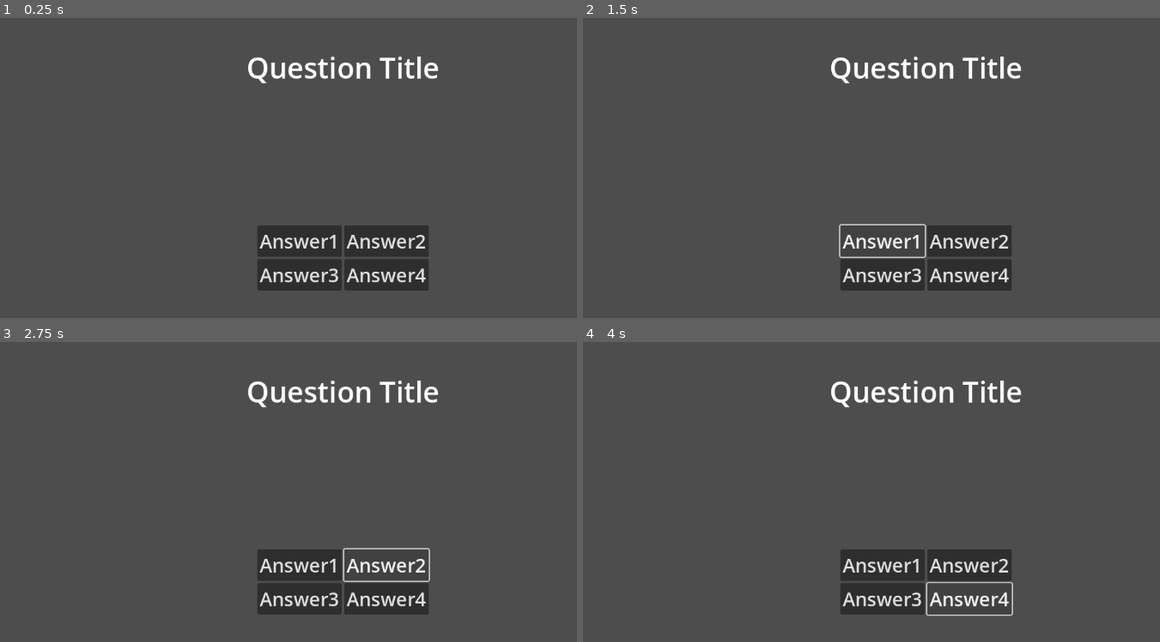
Above: before the commit, frames 1-4 (two rows, left to right).
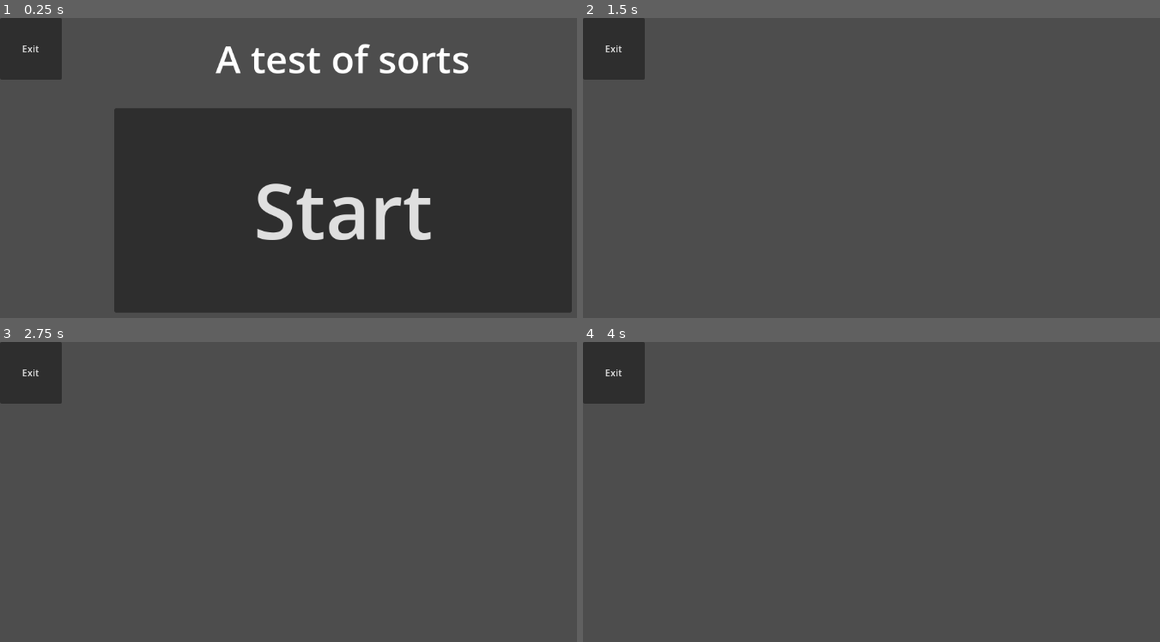
Above: after the commit, the same moments.

Repository: V3AI-Seven/processing-assignments-10
Game: Godot game, scene res://scenes/projects/test.tscn
Two runs of this game, one before a commit and one after it. Both use one fixed random seed, a clock stepped at 60 frames per second and the inputs below. This scene is started directly instead of the project's main scene.
Inputs (mouse positions are in pixels of both pictures, inside the frame that each line leads up to):
- Up to frame 1 (0.25 s): no input
- Up to frame 2 (1.5 s): click (923, 210) at 0.5 s, where only the run after the commit has a clickable "Start"; click (883, 240) at 1.25 s, where only the run before the commit has a clickable "Answer1"
- Up to frame 3 (2.75 s): click (386, 564) at 2 s, where only the run before the commit has a clickable "Answer2"
- Up to frame 4 (4 s): click (883, 600) at 2.75 s, where only the run before the commit has a clickable "Answer3"; click (969, 600) at 3.5 s, where only the run before the commit has a clickable "Answer4"

The runs differ from the first frame. In frame 1, 53% of the frame differs, in the area x 0-100%, y 0-98%; in frame 2, 7.9%; in frame 3, 7.9%; in frame 4, 7.9%.

Commit message:
More work on quiz2

Diff:
--- a/scenes/projects/test.tscn
+++ b/scenes/projects/test.tscn
@@ -1,8 +1,9 @@
-[gd_scene load_steps=4 format=3 uid="uid://u1p0vojt75ux"]
+[gd_scene load_steps=5 format=3 uid="uid://u1p0vojt75ux"]
 
 [ext_resource type="Script" uid="uid://b667aitbi2w2m" path="res://scripts/Test/test.gd" id="1_xqpen"]
+[ext_resource type="PackedScene" uid="uid://d4mmehk8jrrto" path="res://scenes/templates/exit_button.tscn" id="2_7w81a"]
 [ext_resource type="Script" uid="uid://rl5iu6bhvxjb" path="res://scripts/Test/title_screen.gd" id="2_cro8k"]
-[ext_resource type="Script" uid="uid://dttyd4hp4q4lw" path="res://scripts/Test/template_question_script.gd" id="3_bgcr8"]
+[ext_resource type="Script" uid="uid://dttyd4hp4q4lw" path="res://scripts/Test/question.gd" id="3_bgcr8"]
 
 [node name="Test" type="Control"]
 layout_mode = 3
@@ -12,8 +13,12 @@
 offset_bottom = 648.0
 script = ExtResource("1_xqpen")
 
+[node name="ExitButton" parent="." instance=ExtResource("2_7w81a")]
+layout_mode = 0
+offset_left = -252.0
+offset_right = -148.0
+
 [node name="TitleScreen" type="Control" parent="."]
-visible = false
 anchors_preset = 0
 offset_left = -252.0
 offset_right = 900.0
@@ -40,6 +45,7 @@
 text = "Start"
 
 [node name="TemplateQuestion" type="Control" parent="."]
+visible = false
 anchors_preset = 0
 script = ExtResource("3_bgcr8")
 
@@ -91,4 +97,5 @@
 theme_override_font_sizes/font_size = 32
 text = "Answer4"
 
+[connection signal="start_test" from="TitleScreen" to="TemplateQuestion" method="start"]
 [connection signal="pressed" from="TitleScreen/StartButton" to="TitleScreen" method="start"]
--- /dev/null
+++ b/scripts/Test/question.gd
@@ -0,0 +1,24 @@
+extends Control
+
+func generate_question(title:String, answers:Array, correct_answer:int, question_index:int) -> void:
+	var buttons = $AnswerButtons
+
+	var answer1 = $AnswerButtons/AnswerButtonsTop/Answer1
+	var answer2 = $AnswerButtons/AnswerButtonsTop/Answer2
+	var answer3 = $AnswerButtons/AnswerButtonsBottom/Answer3
+	var answer4 = $AnswerButtons/AnswerButtonsBottom/Answer4
+
+	print("Generating question")
+
+	buttons.visible = false
+	Utilities.delay(2)
+
+	answer1.text = answers[0]
+	answer2.text = answers[1]
+	answer3.text = answers[2]
+	answer4.text = answers[3]
+	buttons.visible = true
+
+func start() -> void:
+	print("Starting quiz")
+	generate_question("2+2?", ["22","2","fish","4"], 3,1)
--- a/scripts/Test/template_question_script.gd
+++ /dev/null
@@ -1 +0,0 @@
-extends Control
--- a/scripts/Test/test.gd
+++ b/scripts/Test/test.gd
@@ -1,5 +1,7 @@
 extends Control
 var current_question
+
+#signal new_question(title:String, answers:Array, correct_answer:int, question_index:int)
 
 func next_question() -> void:
 	current_question += 1
@@ -7,8 +9,8 @@
 		2:
 			pass
 
-func generate_question(title:String, answers:Array, correct_answer:int, question_index:int) -> void:
-	current_question = question_index
+
 
 func start_test() -> void:
-	generate_question("2+2?", ["22","2","fish","4"], 3,1) #Simple math question
+	#new_question.emit("2+2?", ["22","2","fish","4"], 3,1) #Simple math question
+	pass
Renamed: scripts/Test/template_question_script.gd.uid -> scripts/Test/question.gd.uid
